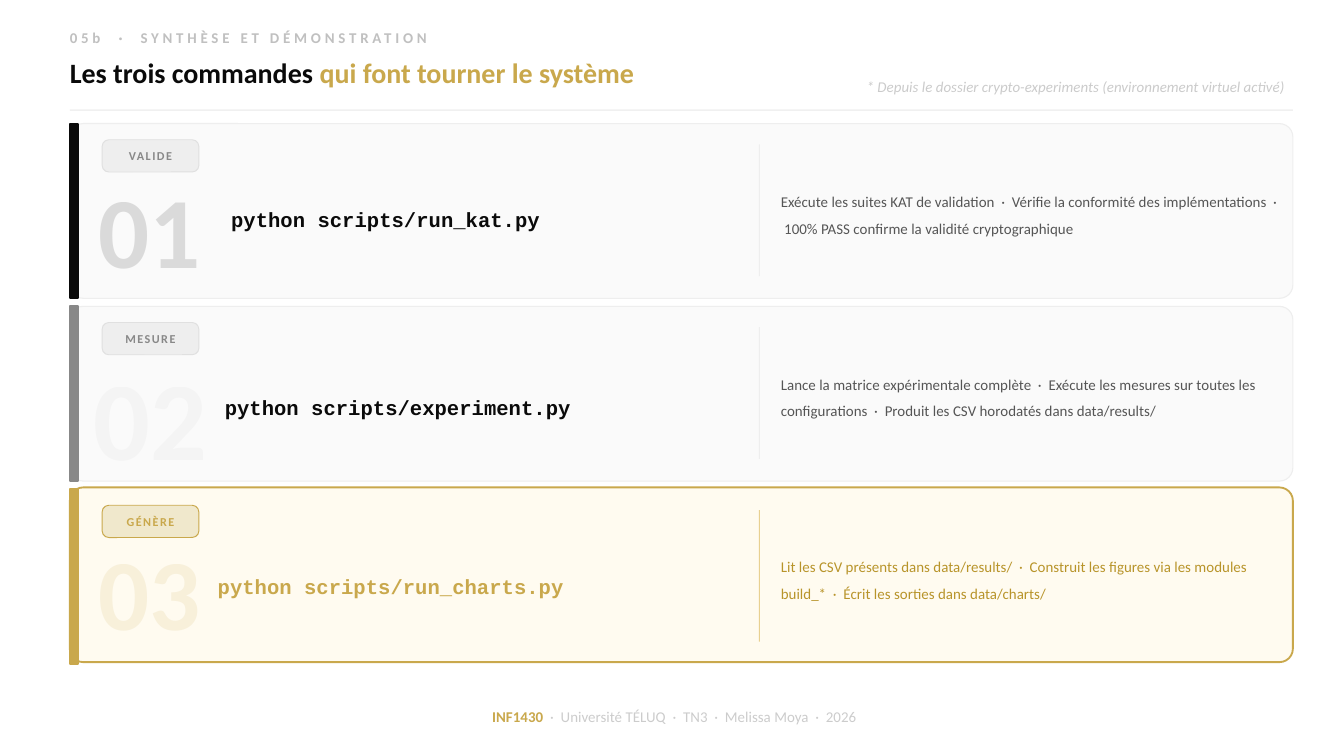
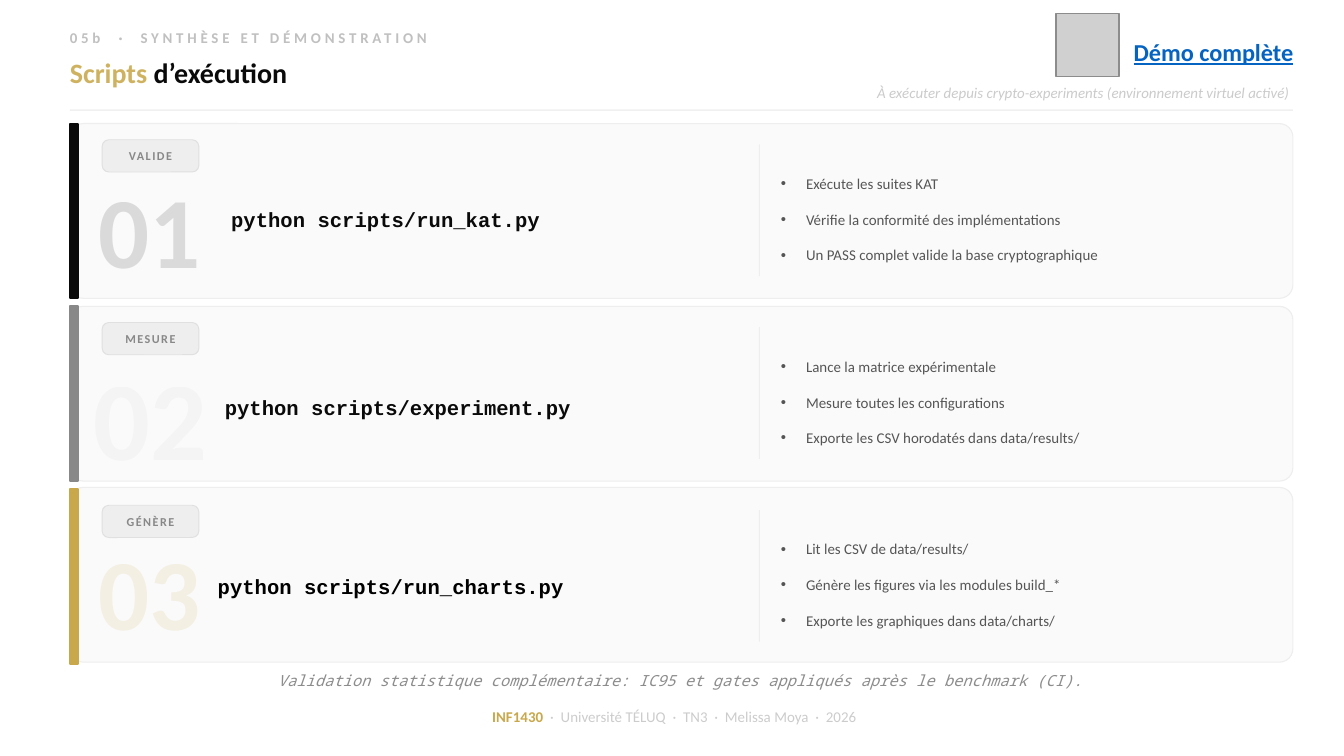
Before and after one commit to moyamelissa/INF1430-Comparaison-Chiffrement-Symetrique, a slide deck: slide 28 of docs/02-deliverables/INF1430_TN3_Melissa_Moya.pptx (slide 22 before the commit). Drawn at 1344x756 pixels with LibreOffice and Linux fonts; fonts in the diff are those of the drawing; grey boxes stand for pictures. Boxes give left, top, right and bottom in pixels: in the first picture for what was removed or moved away, otherwise in the second. Text is boxed around its words. In the diff, an @@ line names an element or a change of style, - is before the commit and + after.

```diff
--- a/docs/02-deliverables/INF1430_TN3_Melissa_Moya.pptx
+++ b/docs/02-deliverables/INF1430_TN3_Melissa_Moya.pptx
@@ picture added at (1056,13,1120,77) @@
@@ text added at (1134,44,1293,65), 13 pt, text #0563C1, bold, underline @@
+Démo complète
@@ text at (70,63,287,88): text changed; text colour #C9A84C to #0A0A0A @@
-Les trois commandes qui font tourner le système
+Scripts d’exécution
@@ text at (877,86,1289,100): text changed @@
-* Depuis le dossier crypto-experiments (environnement virtuel activé)
+À exécuter depuis crypto-experiments (environnement virtuel activé)
@@ text at (806,178,1097,263): text changed @@
-Exécute les suites KAT de validation · Vérifie la conformité des implémentations · 100% PASS confirme la validité cryptographique
+• Exécute les suites KAT
+• Vérifie la conformité des implémentations
+• Un PASS complet valide la base cryptographique
@@ text at (806,361,1079,446): text changed @@
-Lance la matrice expérimentale complète · Exécute les mesures sur toutes les configurations · Produit les CSV horodatés dans data/results/
+• Lance la matrice expérimentale
+• Mesure toutes les configurations
+• Exporte les CSV horodatés dans data/results/
@@ rounded rectangle at (70,488,1293,663): fill #FFFBF0 to #FAFAFA; outline #C9A84C 1 pt to #EEEEEE 0.6 pt @@
@@ text removed at (94,486,207,487) @@
-02
@@ text "GÉNÈRE" at (127,516,174,526): text colour #C9A84C to #888888 @@
@@ rounded rectangle at (102,505,199,538): fill #F0E8CC to #EEEEEE; outline #C9A84C 0.5 pt to #E0E0E0 0.5 pt @@
@@ line (759, 509) - (759, 642): stroke #E8D090 0.6 pt to #EEEEEE 0.6 pt @@
@@ text removed at (99,535,201,658) @@
-03
@@ text "python scripts/run_charts.py" at (218,579,563,599): text colour #C9A84C to #000000 @@
@@ text at (806,543,1060,629): text changed; text colour #B8942A to #555555 @@
-Lit les CSV présents dans data/results/ · Construit les figures via les modules build_* · Écrit les sorties dans data/charts/
+• Lit les CSV de data/results/
+• Génère les figures via les modules build_*
+• Exporte les graphiques dans data/charts/
@@ text added at (278,674,1082,690), 8.2 pt, text #8C8C8C, italic @@
+Validation statistique complémentaire: IC95 et gates appliqués après le benchmark (CI).
```
Also in this commit, not shown: 13 other slides changed, 15 slides added, 8 slides removed, 13 other files.
